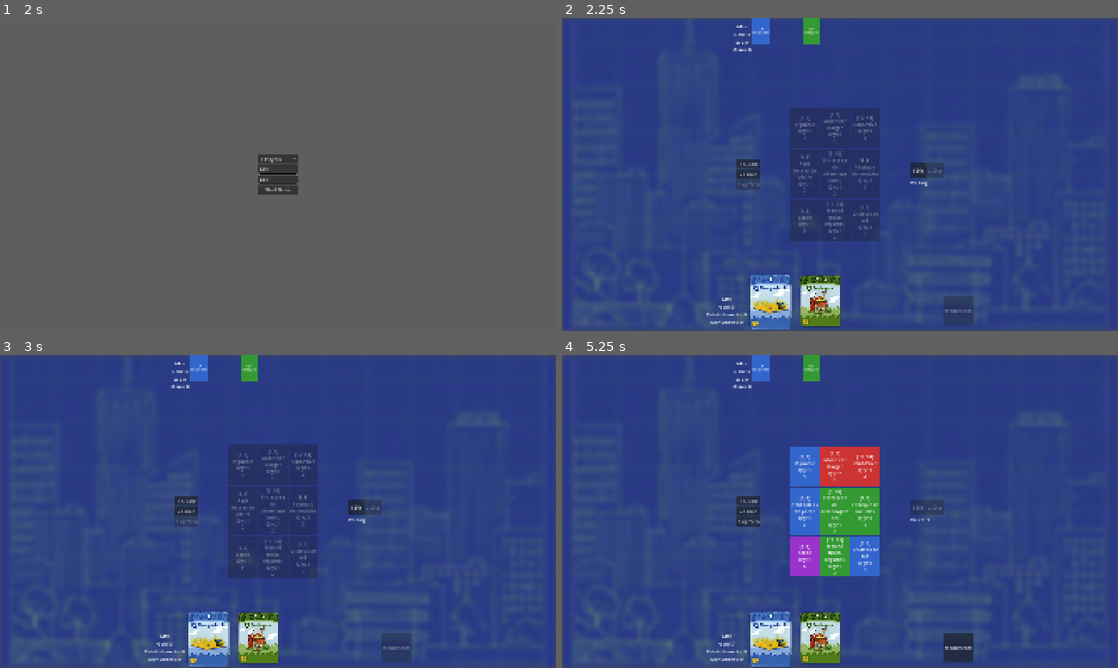
Above: before the commit, frames 1-4 (two rows, left to right).
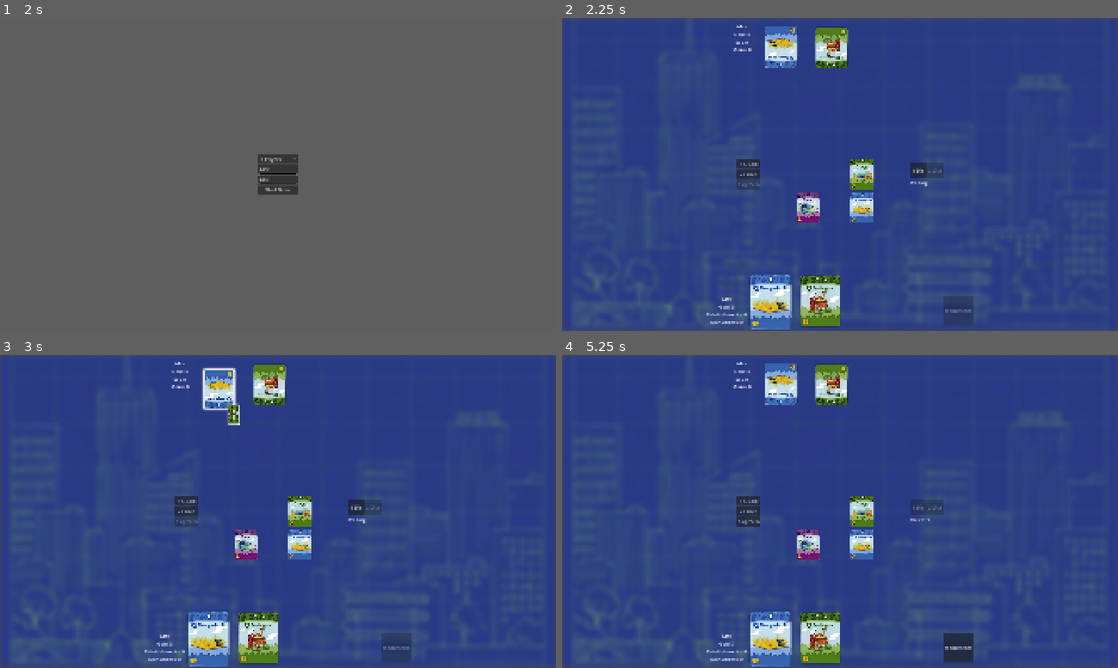
Above: after the commit, the same moments.

Repository: NyHaja/Minivilles
Game: Godot game, scene res://scene/Prototype/V3/MainMenu.tscn
Two runs of this game, one before a commit and one after it. Both use one fixed random seed, a clock stepped at 60 frames per second and the inputs below.
Inputs (mouse positions are in pixels of both pictures, inside the frame that each line leads up to):
- Up to frame 1 (2 s): click "Play" at 0.5 s; click (278, 168) at 1.27 s; type "Alex" at 1.35 s; click (278, 180) at 1.5 s; type "Alex" at 1.58 s
- Up to frame 2 (2.25 s): click "Start Game" at 2 s
- Up to frame 3 (3 s): click (216, 383) at 2.77 s
- Up to frame 4 (5.25 s): click "+ 5 Gold" at 3.5 s; click "- 2 Gold" at 4.25 s; click "1 Die" at 5 s

Frame 1 is identical in both runs. In frame 2, 8.3% of the frame differs, in the area x 34-58%, y 0-72%; in frame 3, 8.5%; in frame 4, 8.5%, in the area x 34-58%, y 0-71%.

Commit message:
Added card visuals to the opponent's deck containers

Diff:
--- a/mini-ville/project.godot
+++ b/mini-ville/project.godot
@@ -23,7 +23,6 @@
 
 window/size/viewport_width=1920
 window/size/viewport_height=1080
-window/size/mode=2
 window/stretch/mode="canvas_items"
 window/stretch/aspect="expand"
 
--- a/mini-ville/scene/Prototype/V3/Jeu.tscn
+++ b/mini-ville/scene/Prototype/V3/Jeu.tscn
@@ -59,7 +59,6 @@
 size_flags_horizontal = 3
 
 [node name="BlueMargin" type="MarginContainer" parent="MainUI/PlayerTopArea/PlayerTopDeckContainer" unique_id=2128767076]
-clip_contents = true
 layout_mode = 2
 theme_override_constants/margin_right = 20
 
@@ -70,7 +69,6 @@
 size_flags_horizontal = 3
 
 [node name="GreenMargin" type="MarginContainer" parent="MainUI/PlayerTopArea/PlayerTopDeckContainer" unique_id=1783766102]
-clip_contents = true
 layout_mode = 2
 theme_override_constants/margin_right = 20
 
@@ -81,7 +79,6 @@
 size_flags_horizontal = 3
 
 [node name="RedMargin" type="MarginContainer" parent="MainUI/PlayerTopArea/PlayerTopDeckContainer" unique_id=1462035668]
-clip_contents = true
 layout_mode = 2
 theme_override_constants/margin_right = 20
 
@@ -92,7 +89,6 @@
 size_flags_horizontal = 3
 
 [node name="PurpleMargin" type="MarginContainer" parent="MainUI/PlayerTopArea/PlayerTopDeckContainer" unique_id=857943724]
-clip_contents = true
 layout_mode = 2
 size_flags_horizontal = 3
 
@@ -139,7 +135,6 @@
 layout_mode = 2
 
 [node name="BlueMargin" type="MarginContainer" parent="MainUI/HorizontalContainer/LeftWrapper/PlayerLeftArea/LeftDeckContainer" unique_id=490164756]
-clip_contents = true
 layout_mode = 2
 theme_override_constants/margin_right = 20
 
@@ -150,7 +145,6 @@
 size_flags_horizontal = 3
 
 [node name="GreenMargin" type="MarginContainer" parent="MainUI/HorizontalContainer/LeftWrapper/PlayerLeftArea/LeftDeckContainer" unique_id=2013622111]
-clip_contents = true
 layout_mode = 2
 theme_override_constants/margin_right = 20
 
@@ -161,7 +155,6 @@
 size_flags_horizontal = 3
 
 [node name="RedMargin" type="MarginContainer" parent="MainUI/HorizontalContainer/LeftWrapper/PlayerLeftArea/LeftDeckContainer" unique_id=1566956518]
-clip_contents = true
 layout_mode = 2
 theme_override_constants/margin_right = 20
 
@@ -172,7 +165,6 @@
 size_flags_horizontal = 3
 
 [node name="PurpleMargin" type="MarginContainer" parent="MainUI/HorizontalContainer/LeftWrapper/PlayerLeftArea/LeftDeckContainer" unique_id=49595285]
-clip_contents = true
 layout_mode = 2
 size_flags_horizontal = 3
 
@@ -278,7 +270,6 @@
 layout_mode = 2
 
 [node name="BlueMargin" type="MarginContainer" parent="MainUI/HorizontalContainer/RightWrapper/PlayerRightArea/RightDeckContainer" unique_id=1105987736]
-clip_contents = true
 layout_mode = 2
 theme_override_constants/margin_right = 20
 
@@ -289,7 +280,6 @@
 size_flags_horizontal = 3
 
 [node name="GreenMargin" type="MarginContainer" parent="MainUI/HorizontalContainer/RightWrapper/PlayerRightArea/RightDeckContainer" unique_id=1176307536]
-clip_contents = true
 layout_mode = 2
 theme_override_constants/margin_right = 20
 
@@ -300,7 +290,6 @@
 size_flags_horizontal = 3
 
 [node name="RedMargin" type="MarginContainer" parent="MainUI/HorizontalContainer/RightWrapper/PlayerRightArea/RightDeckContainer" unique_id=1933661796]
-clip_contents = true
 layout_mode = 2
 theme_override_constants/margin_right = 20
 
@@ -311,7 +300,6 @@
 size_flags_horizontal = 3
 
 [node name="PurpleMargin" type="MarginContainer" parent="MainUI/HorizontalContainer/RightWrapper/PlayerRightArea/RightDeckContainer" unique_id=972748979]
-clip_contents = true
 layout_mode = 2
 size_flags_horizontal = 3
 
--- a/mini-ville/script/scene/prototype/v3/JeuScript.gd
+++ b/mini-ville/script/scene/prototype/v3/JeuScript.gd
@@ -222,8 +222,10 @@
 	%Skip.disabled = !can_act
 	open_monuments.disabled = !can_act
 
-	for btn in shop_container.get_children():
-		btn.disabled = !can_act
+	for card_visual in shop_container.get_children():
+		var button = card_visual.get_node_or_null("Visual")
+		if button and button is TextureButton:
+			button.disabled = !can_act
 
 func set_dice_buttons_enabled(can_roll: bool) -> void:
 	btn_roll_1.disabled = !can_roll
@@ -237,25 +239,19 @@
 func _on_roll_1_pressed() -> void:
 	dice_amount_chosen.emit(1)
 
-	# TRIGGER EFFECTS A VOIR AVEC CLEMENT
-
 func _on_roll_2_pressed() -> void:
 	dice_amount_chosen.emit(2)
 
-	# TRIGGER EFFECTS A VOIR AVEC CLEMENT
-
 
 
 
 func setup_monument_button(btn: Button, monu_id: int) -> void:
 
-	# Red (Not Bought)
 	var red_style = StyleBoxFlat.new()
 	red_style.bg_color = Color(0.6, 0.1, 0.1)
 	btn.add_theme_stylebox_override("normal", red_style)
 	btn.add_theme_stylebox_override("hover", red_style)
 
-	# Green (Bought)
 	var green_style = StyleBoxFlat.new()
 	green_style.bg_color = Color(0.1, 0.6, 0.1)
 	btn.add_theme_stylebox_override("pressed", green_style)
@@ -314,47 +310,41 @@
 	for child in shop_container.get_children():
 		child.queue_free()
 
+	const CARD_SCENE = preload("res://scene/table/card_Y_axis.tscn")
+
 	for slot in test_shop.shop:
-		var btn = Button.new()
-
-		btn.custom_minimum_size = Vector2(100, 140)
-		btn.autowrap_mode = TextServer.AUTOWRAP_WORD_SMART
-		btn.pressed.connect(_on_shop_card_clicked.bind(slot.id))
-
+		var card_visual = CARD_SCENE.instantiate()
 		var card_data = CardFactory.get_card(slot.id)
 
 		if card_data != null:
-			btn.text = str(card_data.activation) + "\n" + card_data.name + "\nQty: " + str(slot.quantity) + "\n" + str(card_data.cost)
-
-			var base_color: Color
-			match card_data.color:
-				CardColor.Type.BLUE: base_color = Color(0.2, 0.4, 0.8)
-				CardColor.Type.GREEN: base_color = Color(0.2, 0.6, 0.2)
-				CardColor.Type.RED: base_color = Color(0.8, 0.2, 0.2)
-				CardColor.Type.PURPLE: base_color = Color(0.6, 0.2, 0.8)
-
-			var style_normal = StyleBoxFlat.new()
-			style_normal.bg_color = base_color
-
-			var style_hover = StyleBoxFlat.new()
-			style_hover.bg_color = base_color.lightened(0.2)
-
-			var style_pressed = StyleBoxFlat.new()
-			style_pressed.bg_color = base_color.darkened(0.2)
-
-			btn.add_theme_stylebox_override("normal", style_normal)
-			btn.add_theme_stylebox_override("hover", style_hover)
-			btn.add_theme_stylebox_override("pressed", style_pressed)
-			btn.add_theme_stylebox_override("focus", style_normal)
-
-			btn.add_theme_color_override("font_color", Color.WHITE)
-			btn.add_theme_color_override("font_hover_color", Color.WHITE)
-			btn.add_theme_color_override("font_pressed_color", Color.WHITE)
-			btn.add_theme_color_override("font_focus_color", Color.WHITE)
-
-		shop_container.add_child(btn)
-
-
+			var card_name = card_data.get_name()
+			var card_color = card_data.get_color()
+			var clean_name = get_clean_file_name(card_name, card_color)
+
+			var path_basis = "res://assets/Cards/Basis/" + clean_name + "_1.png"
+			var path_hover = "res://assets/Cards/Hover/" + clean_name + "_2.png"
+
+			var image_node = card_visual.get_node_or_null("Visual")
+			if image_node is TextureButton:
+				if FileAccess.file_exists(path_basis):
+					image_node.texture_normal = load(path_basis)
+
+				if FileAccess.file_exists(path_hover):
+					image_node.texture_hover = load(path_hover)
+				image_node.pressed.connect(_on_shop_card_clicked.bind(slot.id))
+
+				card_visual.scale = Vector2(0.5, 0.5)
+				card_visual.custom_minimum_size = Vector2(180, 224) * 0.5
+
+				var tooltip_node = card_visual.get_node_or_null("Visual/Tooltip")
+				if tooltip_node:
+					var tip_path = "res://assets/Tooltips/tooltip_" + clean_name + "_top.png"
+					if FileAccess.file_exists(tip_path):
+						tooltip_node.texture = load(tip_path)
+					tooltip_node.hide()
+					tooltip_node.rotation_degrees = 0
+
+		shop_container.add_child(card_visual)
 
 func get_clean_file_name(card_name: String, color: int) -> String:
 	var prefix = ""
@@ -490,17 +480,26 @@
 	var opponent_slots = [
 		{
 			"name": lbl_right_name, "gold": lbl_right_gold, "stats": lbl_right_stats, "parent": right_deck_container,
-			"piles": { CardColor.Type.BLUE: %BluePileRight, CardColor.Type.GREEN: %GreenPileRight, CardColor.Type.RED: %RedPileRight, CardColor.Type.PURPLE: %PurplePileRight}
+			"piles": { CardColor.Type.BLUE: %BluePileRight, CardColor.Type.GREEN: %GreenPileRight, CardColor.Type.RED: %RedPileRight, CardColor.Type.PURPLE: %PurplePileRight},
+			"axis": "X",
+			"rotation": 90
 		},
 		{
 			"name": lbl_top_name, "gold": lbl_top_gold, "stats": lbl_top_stats, "parent": top_deck_container,
-			"piles": { CardColor.Type.BLUE: %BluePileTop, CardColor.Type.GREEN: %GreenPileTop, CardColor.Type.RED: %RedPileTop, CardColor.Type.PURPLE: %PurplePileTop}
+			"piles": { CardColor.Type.BLUE: %BluePileTop, CardColor.Type.GREEN: %GreenPileTop, CardColor.Type.RED: %RedPileTop, CardColor.Type.PURPLE: %PurplePileTop},
+			"axis": "Y",
+			"rotation": 180
 		},
 		{
 			"name": lbl_left_name, "gold": lbl_left_gold, "stats": lbl_left_stats, "parent": left_deck_container,
-			"piles": { CardColor.Type.BLUE: %BluePileLeft, CardColor.Type.GREEN: %GreenPileLeft, CardColor.Type.RED: %RedPileLeft, CardColor.Type.PURPLE: %PurplePileLeft}
+			"piles": { CardColor.Type.BLUE: %BluePileLeft, CardColor.Type.GREEN: %GreenPileLeft, CardColor.Type.RED: %RedPileLeft, CardColor.Type.PURPLE: %PurplePileLeft},
+			"axis": "X",
+			"rotation": 90
 		}
 	]
+
+	const CARD_X_SCENE = preload("res://scene/table/card_X_axis.tscn")
+	const CARD_Y_SCENE = preload("res://scene/table/card_Y_axis.tscn")
 
 	for slot in opponent_slots:
 		slot["name"].text = ""
@@ -536,33 +535,86 @@
 			if card_data != null:
 				var color = card_data.get_color()
 				var target_pile = active_slot["piles"][color]
-
-				var lane_width = 80.0
-				var default_offset = 10.0
-				var current_offset = default_offset
-
-				if (quantity * default_offset) > lane_width:
-					current_offset = lane_width / quantity
+				var card_name = card_data.get_name()
 
 				for j in range(quantity):
-					var card_visual = Button.new()
-					card_visual.text = str(card_data.get_activation_num()) + "\n" + card_data.get_name()
-					card_visual.custom_minimum_size = Vector2(60, 90)
-					card_visual.add_theme_font_size_override("font_size", 8)
-					card_visual.disabled = true
-					card_visual.autowrap_mode = TextServer.AUTOWRAP_WORD_SMART
-
-					card_visual.position = Vector2(pile_counts[color] * current_offset, 0)
-
-					var style = StyleBoxFlat.new()
-					match color:
-						CardColor.Type.BLUE: style.bg_color = Color(0.2, 0.4, 0.8)
-						CardColor.Type.GREEN: style.bg_color = Color(0.2, 0.6, 0.2)
-						CardColor.Type.RED: style.bg_color = Color(0.8, 0.2, 0.2)
-						CardColor.Type.PURPLE: style.bg_color = Color(0.6, 0.2, 0.8)
-
-					card_visual.add_theme_stylebox_override("disabled", style)
-					card_visual.add_theme_color_override("font_disabled_color", Color.WHITE)
+					var card_visual
+					var tex_width = 180
+					var tex_height = 224
+
+					if active_slot["axis"] == "Y":
+						card_visual = CARD_Y_SCENE.instantiate()
+						card_visual.custom_minimum_size = Vector2(tex_width, tex_height)
+						card_visual.size = Vector2(tex_width, tex_height)
+					else:
+						card_visual = CARD_X_SCENE.instantiate()
+						card_visual.custom_minimum_size = Vector2(tex_height, tex_width)
+						card_visual.size = Vector2(tex_height, tex_width)
+
+					var clean_name = get_clean_file_name(card_name, color)
+					var path_basis = "res://assets/Cards/Basis/" + clean_name + "_1.png"
+					var path_hover = "res://assets/Cards/Hover/" + clean_name + "_2.png"
+
+					if FileAccess.file_exists(path_basis):
+						var image_node = card_visual.get_node_or_null("Visual")
+						if image_node != null and image_node is TextureButton:
+							image_node.texture_normal = load(path_basis)
+
+							image_node.custom_minimum_size = Vector2(tex_width, tex_height)
+							image_node.size = Vector2(tex_width, tex_height)
+							image_node.ignore_texture_size = true
+							image_node.stretch_mode = TextureButton.STRETCH_KEEP_ASPECT_CENTERED
+
+							image_node.pivot_offset = Vector2(tex_width / 2.0, tex_height / 2.0)
+
+							if active_slot["axis"] == "Y":
+								image_node.position = Vector2(0, 0)
+							else:
+								image_node.position = Vector2((tex_height - tex_width) / 2.0, (tex_width - tex_height) / 2.0)
+
+							image_node.rotation_degrees = active_slot["rotation"]
+
+							card_visual.base_pos = image_node.position
+
+							if active_slot["name"] == lbl_top_name:
+								card_visual.hover_offset = Vector2(0, 50)
+							elif active_slot["name"] == lbl_left_name:
+								card_visual.hover_offset = Vector2(50, 0)
+							elif active_slot["name"] == lbl_right_name:
+								card_visual.hover_offset = Vector2(50, 0)
+
+							var card_scale = 0.35
+							card_visual.scale = Vector2(card_scale, card_scale)
+
+							if FileAccess.file_exists(path_hover):
+								image_node.texture_hover = load(path_hover)
+					else:
+						var placeholder = ColorRect.new()
+						placeholder.color = Color(1.0, 0.0, 1.0, 0.5)
+						placeholder.custom_minimum_size = card_visual.custom_minimum_size
+						placeholder.scale = Vector2(0.35, 0.35)
+						card_visual.add_child(placeholder)
+
+					var stack_gap = 25
+
+					if active_slot["axis"] == "Y":
+						var base_x_offset = 100
+
+						var offset_x = (pile_counts[color] * stack_gap) + base_x_offset
+						card_visual.position = Vector2(offset_x, 100)
+					else:
+						var base_y_offset = 120
+						var screen_vertical = (pile_counts[color] * stack_gap) + base_y_offset
+
+						var screen_horizontal = 0
+
+						if active_slot["name"] == lbl_right_name:
+							screen_horizontal = 0
+
+						if active_slot["name"] == lbl_left_name:
+							screen_horizontal = 0
+
+						card_visual.position = Vector2(screen_vertical, screen_horizontal)
 
 					target_pile.add_child(card_visual)
 					pile_counts[color] += 1
@@ -791,21 +843,26 @@
 		child.queue_free()
 
 	if card_data != null:
-		var preview_card = Button.new()
-		preview_card.custom_minimum_size = Vector2(100, 140)
-		preview_card.text = str(card_data.activation) + "\n" + card_data.name + "\nCost: " + str(card_data.cost)
-		preview_card.autowrap_mode = TextServer.AUTOWRAP_WORD_SMART
-		preview_card.disabled = true
-
-		var style = StyleBoxFlat.new()
-		match card_data.color:
-			CardColor.Type.BLUE: style.bg_color = Color(0.2, 0.4, 0.8)
-			CardColor.Type.GREEN: style.bg_color = Color(0.2, 0.6, 0.2)
-			CardColor.Type.RED: style.bg_color = Color(0.8, 0.2, 0.2)
-			CardColor.Type.PURPLE: style.bg_color = Color(0.6, 0.2, 0.8)
-
-		preview_card.add_theme_stylebox_override("disabled", style)
-		preview_card.add_theme_color_override("font_disabled_color", Color.WHITE)
+		const CARD_SCENE = preload("res://scene/table/card_Y_axis.tscn")
+		var preview_card = CARD_SCENE.instantiate()
+
+		var card_name = card_data.get_name()
+		var card_color = card_data.get_color()
+		var clean_name = get_clean_file_name(card_name, card_color)
+
+		var path_basis = "res://assets/Cards/Basis/" + clean_name + "_1.png"
+		var image_node = preview_card.get_node_or_null("Visual")
+
+		if image_node and image_node is TextureButton:
+			if FileAccess.file_exists(path_basis):
+				image_node.texture_normal = load(path_basis)
+
+			image_node.disabled = true
+			image_node.mouse_filter = Control.MOUSE_FILTER_IGNORE
+
+		var tooltip_node = preview_card.get_node_or_null("Visual/Tooltip")
+		if tooltip_node:
+			tooltip_node.hide()
 
 		%CardPreview.add_child(preview_card)
 
--- a/mini-ville/script/scene/prototype/v3/main.gd
+++ b/mini-ville/script/scene/prototype/v3/main.gd
@@ -5,12 +5,10 @@
 func _ready() -> void:
 	var lesJouers : Array[Player] = []
 
-	# 1. Safety net: If you press F5 directly on this scene (skipping the menu)
 	if GameData.player_names.is_empty():
 		print("No names found in GameData. Using default testing names.")
 		GameData.player_names = ["Test P1", "Test P2"]
 
-	# 2. Unpack the backpack: Loop through the chosen names
 	for i in range(GameData.player_names.size()):
 		var p_name = GameData.player_names[i]
 
--- a/mini-ville/script/scene/table/card_X_axis.gd
+++ b/mini-ville/script/scene/table/card_X_axis.gd
@@ -30,6 +30,9 @@
 var lift_amount := 50.0
 var anim_speed := 0.2
 
+var base_pos := Vector2.ZERO
+var hover_offset := Vector2(0, -lift_amount)
+
 func _ready():
 	# Application des textures au lancement
 	if texture_normale:
@@ -54,7 +57,7 @@
 	# Animation de levée
 	var tween = create_tween()
 	tween.set_trans(Tween.TRANS_CUBIC).set_ease(Tween.EASE_OUT)
-	tween.tween_property(visual, "position:y", -lift_amount, anim_speed)
+	tween.tween_property(visual, "position", base_pos + hover_offset, anim_speed)
 
 	# Gestion de l'affichage
 	z_index = 10
@@ -64,7 +67,7 @@
 	# Animation de redescente
 	var tween = create_tween()
 	tween.set_trans(Tween.TRANS_CUBIC).set_ease(Tween.EASE_OUT)
-	tween.tween_property(visual, "position:y", 0, anim_speed)
+	tween.tween_property(visual, "position", base_pos, anim_speed)
 
 	# Reset de l'affichage
 	z_index = 0
--- a/mini-ville/script/scene/table/card_Y_axis.gd
+++ b/mini-ville/script/scene/table/card_Y_axis.gd
@@ -30,6 +30,9 @@
 var lift_amount := 50.0
 var anim_speed := 0.2
 
+var base_pos := Vector2.ZERO
+var hover_offset := Vector2(0, -lift_amount)
+
 func _ready():
 	# Application des textures au lancement
 	if texture_normale:
@@ -54,7 +57,7 @@
 	# Animation de levée
 	var tween = create_tween()
 	tween.set_trans(Tween.TRANS_CUBIC).set_ease(Tween.EASE_OUT)
-	tween.tween_property(visual, "position:y", -lift_amount, anim_speed)
+	tween.tween_property(visual, "position", base_pos + hover_offset, anim_speed)
 
 	# Gestion de l'affichage
 	z_index = 10
@@ -64,7 +67,7 @@
 	# Animation de redescente
 	var tween = create_tween()
 	tween.set_trans(Tween.TRANS_CUBIC).set_ease(Tween.EASE_OUT)
-	tween.tween_property(visual, "position:y", 0, anim_speed)
+	tween.tween_property(visual, "position", base_pos, anim_speed)
 
 	# Reset de l'affichage
 	z_index = 0
Not shown: 1 places in mini-ville/scene/Prototype/V3/Jeu.tscn that only renumber resources
